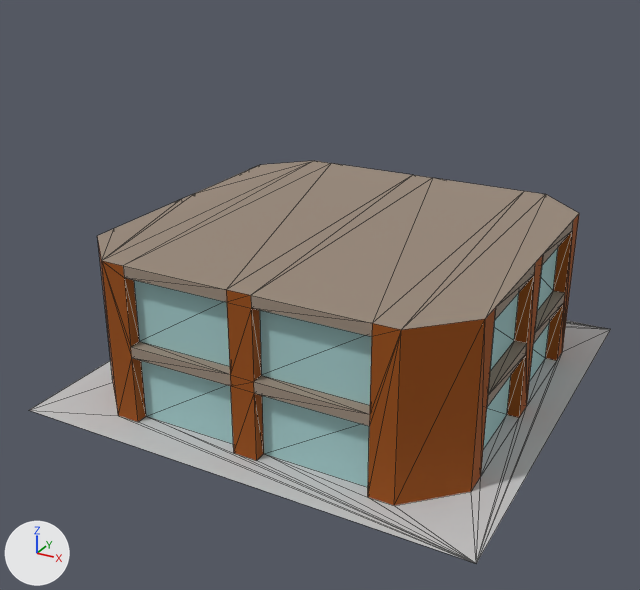
One commit to the COLLADA model models/building1-base.dae: the scene before it, then after it.
Rendered twice from a 50 mm lens placed at (0.832, -1.635, 0.985), pointed at (-0.022, -0.082, 0.209). The axes (+X, +Y, +Z) are drawn at lower left. The lights are the same throughout. Mesh edges are drawn as thin lines. Vertices at the same position are counted once.

In view in the first picture: 'SketchUp'.
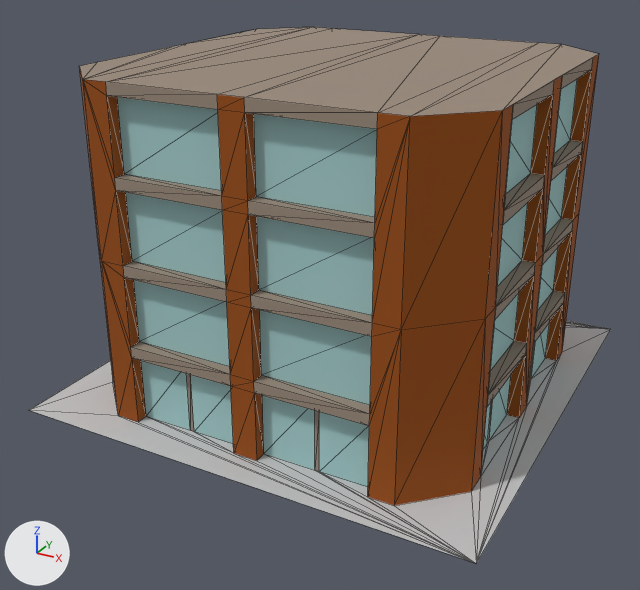
Changed parts and their boxes (x1, y1, x2, y2) in the pictures (640 x 590 px):
'SketchUp', reshaped (33% taller)
    before: (30, 161, 611, 563)
    after: (30, 27, 611, 563)
part 1 of me_sketchup, built on
    before: (97, 161, 604, 555)
    after: (79, 27, 604, 555)

Diff of the bpy script that builds the scene:
```diff
--- a/models/building1-base.dae.py
+++ b/models/building1-base.dae.py
@@ me_sketchup @@
 # used by ob_sketchup; location = (0.0, 0.0, 0.0)
-me_sketchup.from_pydata(...)  # 164 vertices, 322 faces; spans x -0.5..0.5, y -0.5..0.5, z 0.0..0.35
+me_sketchup.from_pydata(...)  # 332 vertices, 658 faces; spans x -0.5..0.5, y -0.5..0.5, z 0.0..0.7
+# me_sketchup part 1
+# 68 faces are deleted
+# 16 vertices are added at x -0.398..0.398, y -0.398..0.398, z 0.0..0.15
+# 16 new vertices lie (0.0, 0.0, 0.15) away from vertices in x -0.425..0.425, y -0.425..0.425, z 0.35
+# 16 new vertices lie (0.0, 0.0, 0.025) away from vertices in x -0.425..0.425, y -0.425..0.425, z 0.5
+# 16 new vertices lie (0.0, 0.0, 0.15) away from vertices in x -0.425..0.425, y -0.425..0.425, z 0.525
+# 16 new vertices lie (0.0, 0.0, 0.025) away from vertices in x -0.425..0.425, y -0.425..0.425, z 0.675
+# 16 new vertices lie (0.0, 0.027, 0.0) away from vertices in x -0.266..0.266, y -0.425, z 0.35..0.675
+# 16 new vertices lie (-0.027, 0.0, 0.0) away from vertices in x 0.425, y -0.266..0.266, z 0.35..0.675
+# 16 new vertices lie (0.027, 0.0, 0.0) away from vertices in x -0.425, y -0.266..0.266, z 0.35..0.675
+# 16 new vertices lie (0.0, -0.027, 0.0) away from vertices in x -0.266..0.266, y 0.425, z 0.35..0.675
+# 8 new vertices lie (0.0, 0.0, 0.35) away from vertices in x -0.425..0.425, y -0.425..0.425, z 0.35
+# 8 new vertices lie (-0.01, 0.0, 0.0) away from vertices in x -0.141..0.151, y -0.398..0.398, z 0.0..0.15
+# 8 new vertices lie (0.0, 0.01, 0.0) away from vertices in x -0.398..0.398, y -0.151..0.141, z 0.0..0.15
+# 148 new faces join them, mat_color_c11 (brown #994c00)
+# 64 new faces join them, mat_color_h10 (cyan #a3cccc)
+# 30 new faces join them, mat_color_002 (light grey #c6c6c6)
+# 162 new faces join them, mat_color_c15 (brown #99897a)
 me_sketchup.materials.append(mat_color_c11)
```
